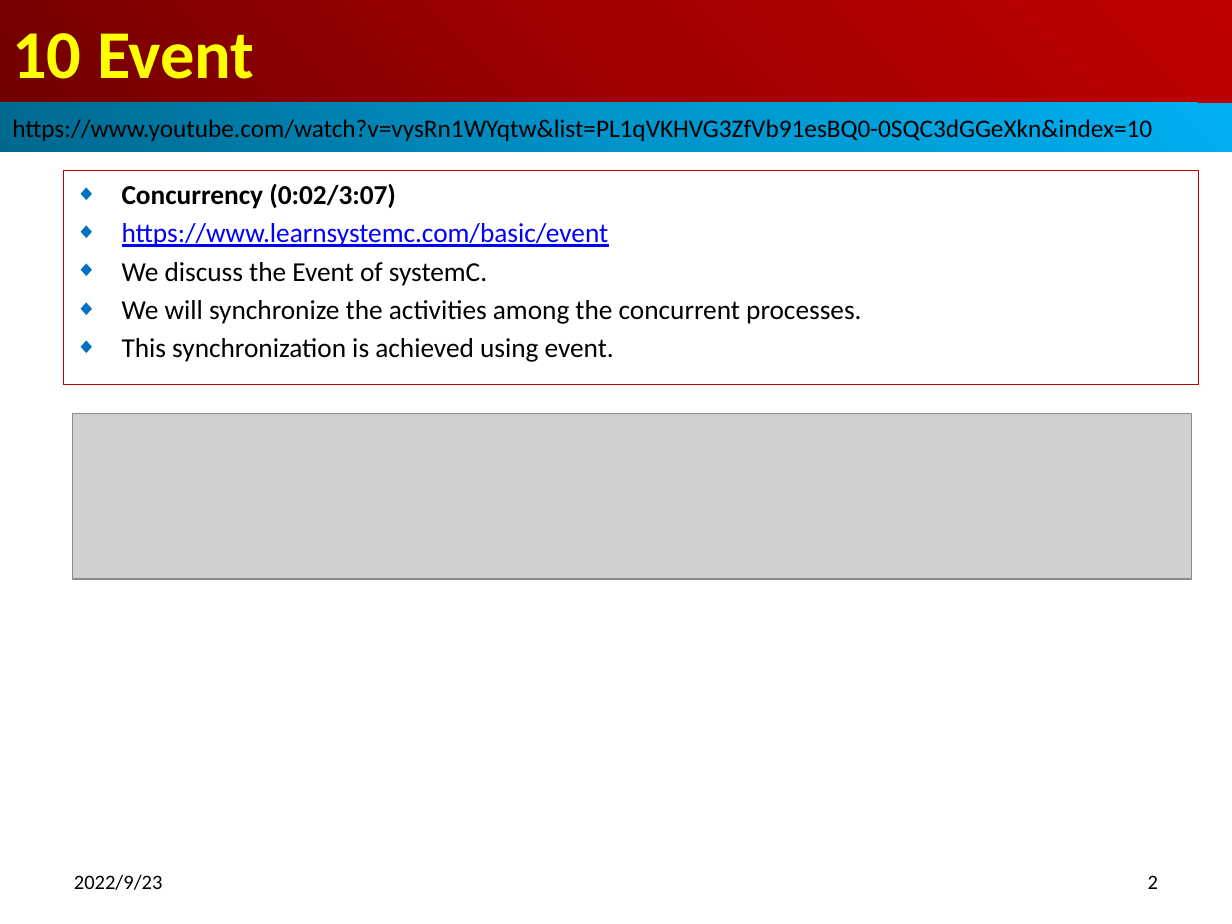
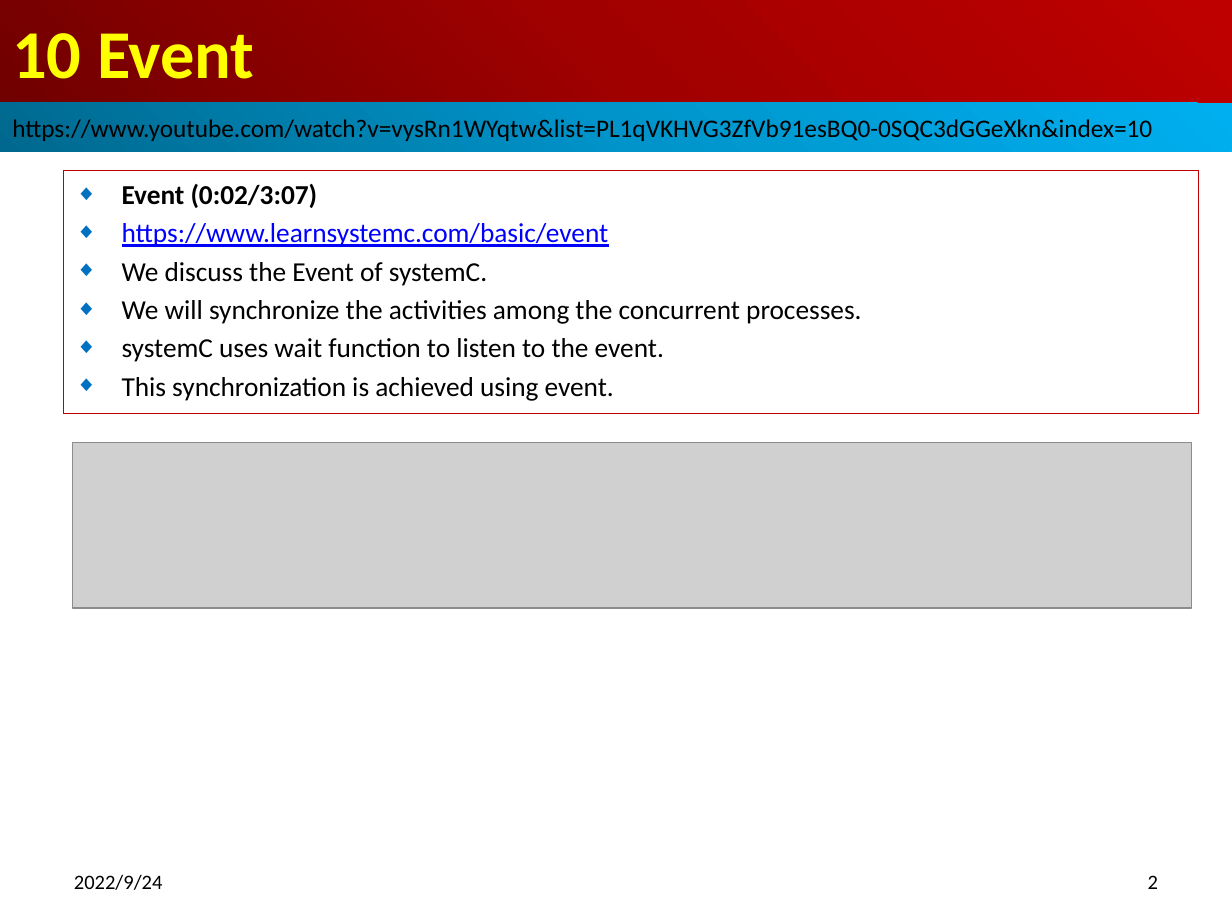
Before and after one commit to peterhchen/018_SystemC, a slide deck: slide 2 of 10_Event.pptx. Drawn at 1232x924 pixels with LibreOffice and Linux fonts; fonts in the diff are those of the drawing; grey boxes stand for pictures. Boxes give left, top, right and bottom in pixels: in the first picture for what was removed or moved away, otherwise in the second. Text is boxed around its words. In the diff, an @@ line names an element or a change of style, - is before the commit and + after.

```diff
--- a/10_Event.pptx
+++ b/10_Event.pptx
@@ subtitle "Event (0:02/3:07)": place and size @@
-subtitle "Event (0:02/3:07)" at <box>63,171,1198,384</box>
+subtitle "Event (0:02/3:07)" at <box>63,171,1198,414</box>
@@ subtitle at <box>122,184,318,208</box>: text changed @@
-◆ Concurrency (0:02/3:07)
+◆ Event (0:02/3:07)
@@ subtitle at <box>122,338,664,362</box>: paragraph added @@
+◆ systemC uses wait function to listen to the event.
@@ picture: place and size @@
-picture at <box>73,414,1191,579</box>
+picture at <box>73,442,1191,607</box>
@@ text at <box>74,874,163,890</box>: text changed @@
-2022/9/23
+2022/9/24
```
Also in this commit, not shown: 7 other slides changed, 3 other files.
